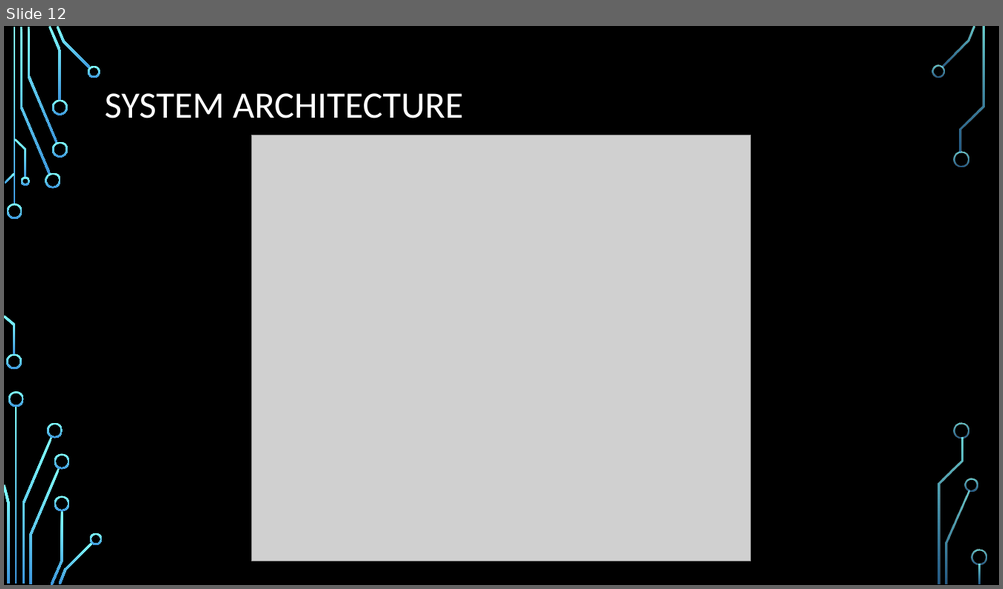
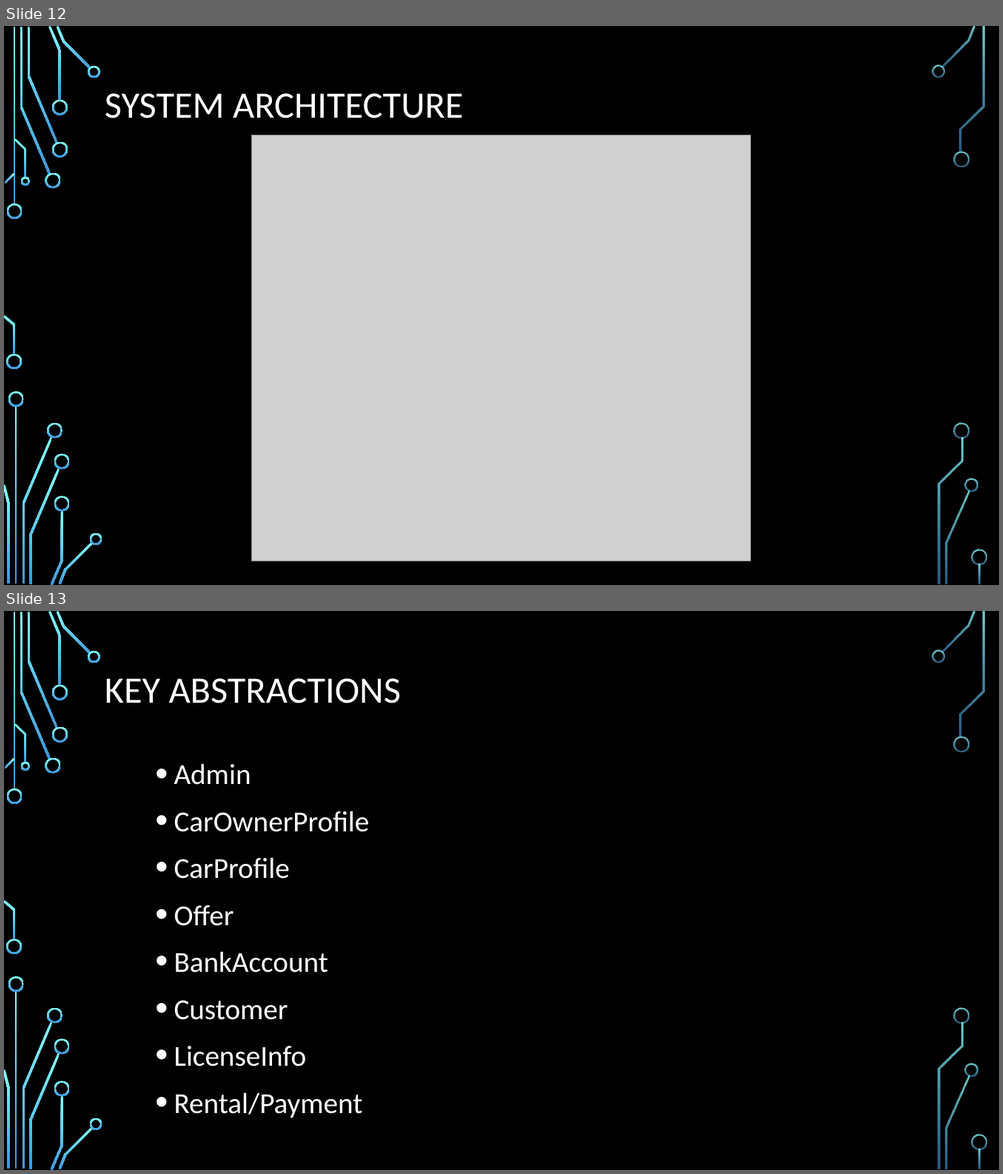
Before and after one commit to leonardo1227/CS425-SWE-Project, a slide deck: Aha-presentation.pptx. Shown one above the other, each under a label of ours: slide 12 before the commit, slides 12 and 13 after it. The pictures are 1003x589 and 1003x1174 pixels, drawn with LibreOffice and Linux fonts; fonts in the diff are those of the drawing; grey boxes stand for pictures; background and template pictures are left out. Boxes give left, top, right and bottom in pixels: in the first picture for what was removed or moved away, otherwise in the second. Text is boxed around its words. In the diff, an @@ line names an element or a change of style, - is before the commit and + after.

Commit message:
Add Key Abstractions

```diff
--- a/Aha-presentation.pptx
+++ b/Aha-presentation.pptx
@@ slide 13 added at [4, 611, 999, 1170], background picture (left out); not listed: 36 template elements that a slide beside it also shows @@
@@ title added at [105, 678, 401, 703], 36 pt, text #FFFFFF @@
+KEY ABSTRACTIONS
@@ text added at [174, 763, 370, 1119], 28 pt, text #FFFFFF @@
+• Admin
+• CarOwnerProfile
+• CarProfile
+• Offer
+• BankAccount
+• Customer
+• LicenseInfo
+• Rental/Payment
```
Also in this commit, not shown: 3 slides changed, 1 other file.
